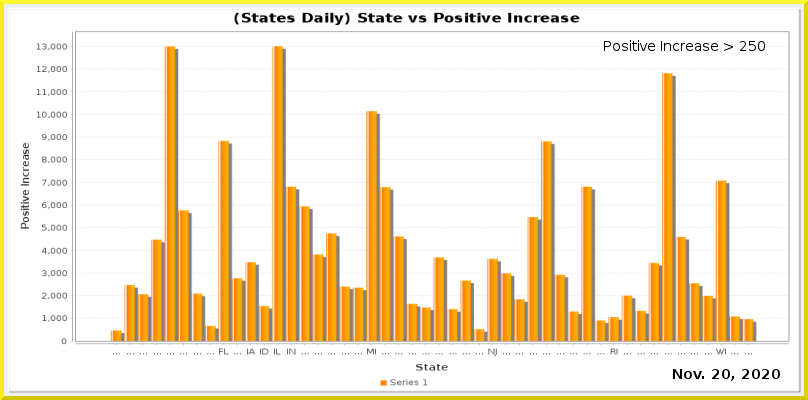
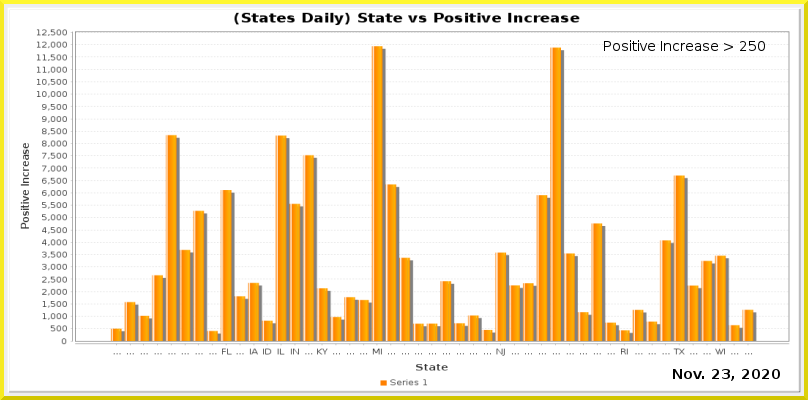
Layer changes from the first w=808, h=400 image to the second:
painted on "Current Date" over [722, 369, 730, 379]
painted on "Date_vs_TestIncrease.png" over [36, 29, 789, 356]
